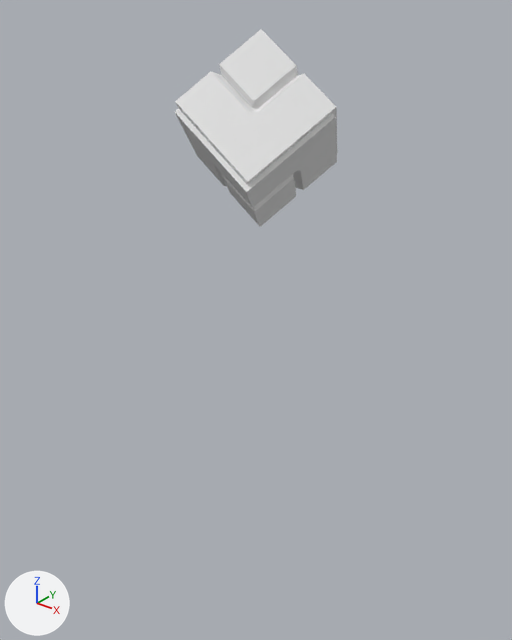
The Blender file Assets/Graph/3D/Ennemi 1 V2/Ennemi 1.blend as it was, and as the next commit left it.
Before and after are seen from a camera (50 mm lens) standing at (7.95, -10.08, 2.53) and looking at (-0.39, 0.35, -3.93). The axes (+X, +Y, +Z) are drawn at lower left. The lights are the same throughout.

Before the edit, the objects in view are built like this:
```python
me_cube_001 = bpy.data.meshes.new('Cube.001')
me_cube_001.from_pydata(...)  # 218 vertices, 216 faces; spans x -1.57..1.56, y -1.35..1.35, z -1.73..1.73
ob_cube = bpy.data.objects.new('Cube', me_cube_001)
ob_cube.location = (0.0, 0.0, 0.0)
```
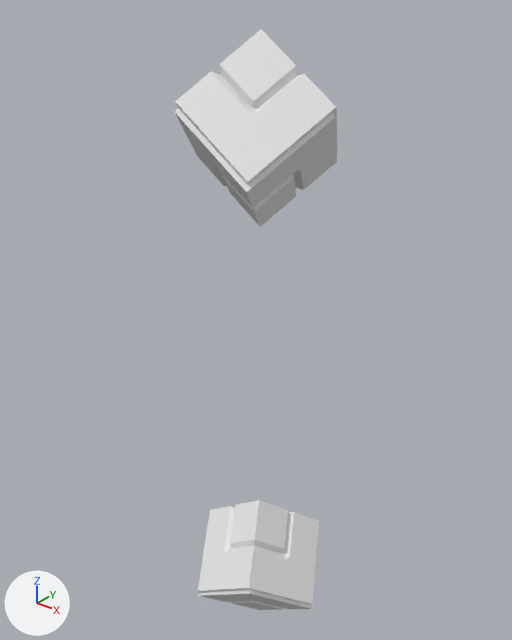
The newer file is also turned or shifted as a whole; pictures and numbers use the older file's frame.

Changed parts and their boxes (x1, y1, x2, y2) in the pictures (512 x 640 px):
'Cube', reshaped (194% taller)
    before: (175, 29, 337, 226)
    after: (175, 29, 337, 610)
part 1 of me_cube_001, added
    after: (198, 500, 319, 610)

The change, as a list of edits to the scene's bpy script:
```text
Change me_cube_001:
    where me_cube_001.from_pydata(...)  # 218 vertices, 216 faces; spans x -1.57..1.56, y -1.35..1.35, z -1.73..1.73
    used by ob_cube; location = (0.0, 0.0, 0.0)
    me_cube_001 part 1: the loose piece of 218 vertices spanning x -1.57..1.56, y -1.35..1.35, z -1.73..1.73 is copied, and the copy is mirrored in z about its middle, then moved by (0.0, 0.0, -10.0); it spans x -1.57..1.56, y -1.35..1.35, z -11.73..-8.27
```
